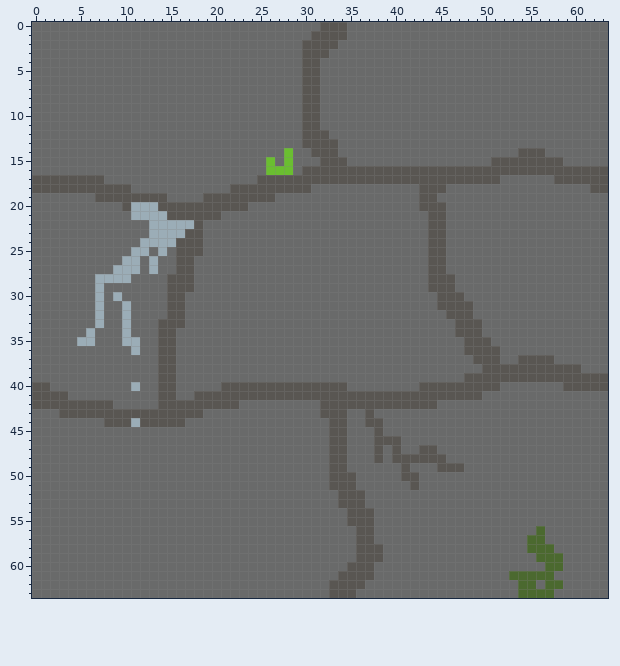
Two states of a pixel-art file, 1r/Disseny 3D/2D/TileSet/Terra_sencer.ase. That is the earlier state.
64x64 pixels, 1 frame.
Now the later version:
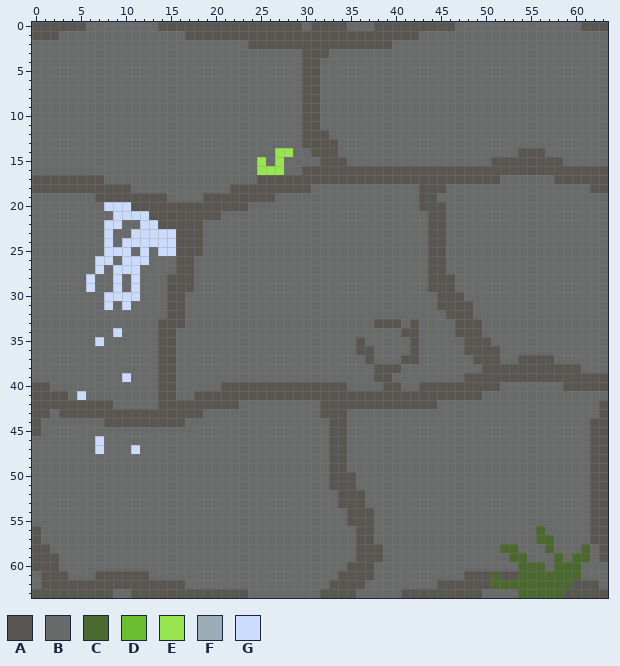
Palette (. is transparent): A #595652  B #696a6a  C #4b692f  D #6abe30  E #99e550  F #9badb7  G #cbdbfc
Edits made:
Changed rows in their new state; - is an unchanged pixel.
first column x 0:
 0 AAAAAA--------AAAAAAAAAAAAAAAA-A------AAAAAAAAA--------------AAA
 1 AAA--------------AAAAAAAAAAAAAA----AAAAAAAA---------------------
 2 ------------------------AAAAAA----AAAAAA------------------------
first column x 25:
14 --EE
15 EBEB
16 EEEB
first column x 0:
20 --------GGGAAA--------------------------------------------------
21 ---------GGGGAA-------------------------------------------------
22 --------GG--GGAAAA----------------------------------------------
23 --------G--GGGGGA-----------------------------------------------
24 --------G-GGGGGG------------------------------------------------
25 --------GGGBG-GG------------------------------------------------
26 -------GG-GGGB--------------------------------------------------
27 -------G-GGG-B--------------------------------------------------
28 ------GBBGBG----------------------------------------------------
29 ------GB-G-G----------------------------------------------------
30 -------BGGGG----------------------------------------------------
31 -------BG-G-----------------------------------------------------
32 -------B--B-----------------------------------------------------
33 -------B--B---------------------------AAA-A---------------------
34 ------B--GB------------------------------AA---------------------
35 -----BBG--BB------------------------A-----A---------------------
36 -----------B------------------------AA----A---------------------
37 -------------------------------------A---AA---------------------
38 --------------------------------------AAA-----------------------
39 ----------G---------------------------AA------------------------
40 -----------B---------------------------AA-----------------------
41 -----G----------------------------------------------------------
42 ---------------------------------------------------------------A
43 AA-----------------------------------B-------------------------A
44 A----------A-------------------------BB-----------------------AA
45 A-------------------------------------B-----------------------AA
46 -------G------------------------------BBB---------------------AA
47 -------G---G--------------------------B-B--BB-----------------AA
48 --------------------------------------B-BBBBBB----------------AA
49 -----------------------------------------B---BBB--------------AA
50 -----------------------------------------BB-------------------AA
51 ------------------------------------------B-------------------AA
52 --------------------------------------------------------------AA
53 --------------------------------------------------------------AA
54 --------------------------------------------------------------AA
55 --------------------------------------------------------------AA
56 A-------------------------------------------------------------AA
57 A------------------------------------------------------B-C----AA
58 AA--------------------------------------------------CC-BB----C-A
59 AAA--------------------------------------------------CC-BB--CC-A
60 AAA---------------------------------------------------CCCB-CC---
61 -AAA---AAAAAA-----------------------------------AAACAA----CCC---
62 -AAAAAAAAAAAAAAAA----------------------------AAAAAACCC--C--CAAA-
63 AAAAAAAAA--AAAAAAAAAAAAA--------A--------AAAAAAAAA--------CAAAAA
Changed places in both pictures, as pixel boxes (x1, y1, x2, y2):
changed: (32, 22, 86, 40)
changed: (158, 22, 455, 49)
changed: (581, 22, 608, 31)
changed: (257, 148, 293, 175)
changed: (32, 202, 194, 454)
changed: (356, 319, 608, 598)
changed: (32, 526, 248, 598)
changed: (320, 589, 329, 598)
